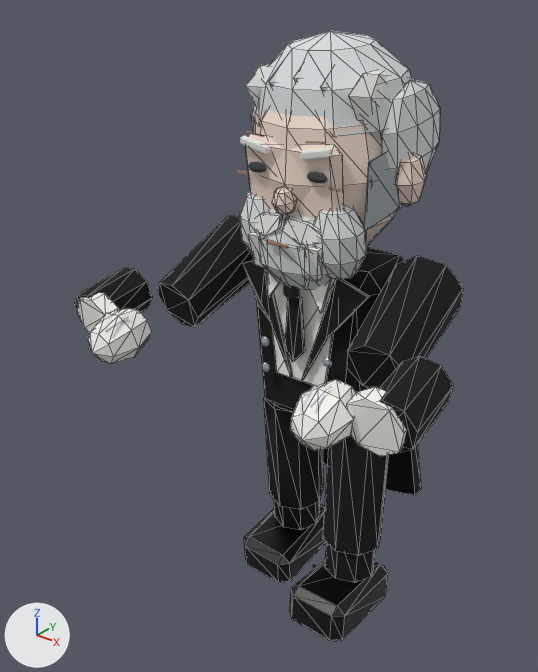
Two versions of the glTF model src/game/models/castle/leisure/elder-servant.glb, one commit apart.
Before and after are seen from a camera (50 mm lens) standing at (1.39, -2.1, 2.36) and looking at (-0.1, -0.24, 1.21). Lighting does not change. The marker at lower left points along +X, +Y and +Z. The older version comes first. Mesh edges are drawn as thin lines on the coarser meshes. Where no turn or scale is listed for an object, it has been applied to the vertices.

Objects in the first picture: 'Fitted black tailcoat torso', 'Open face', 'Servant head', 'Silver swept side hair.001', 'Swept back silver hair crown', 'left boot', 'left forearm', 'left rolled linen cuff', 'left tailcoat sleeve', 'left trouser', 'right boot', 'right forearm', 'right rolled linen cuff', 'right tailcoat sleeve', 'right trouser' and 43 more.
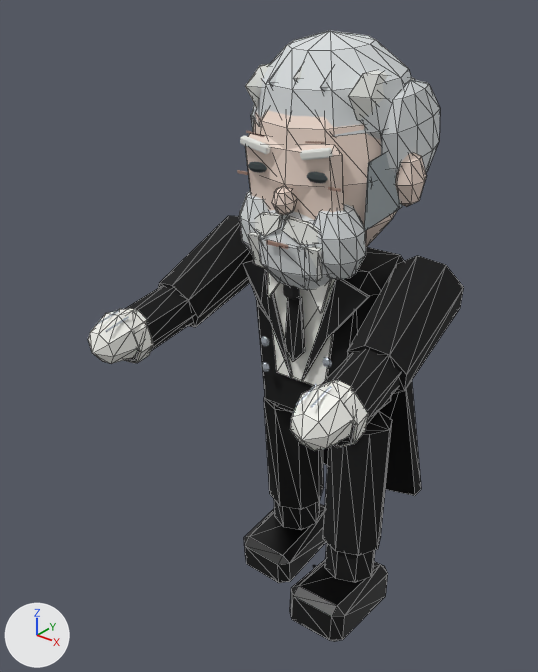
Boxes (x1, y1, x2, y2) around the edits, measured in the pictures (538 x 672 px):
'right forearm', moved, rescaled (7% wider): before (379, 356, 453, 452); after (321, 349, 400, 447)
'left forearm', moved, rescaled: before (74, 268, 152, 321); after (125, 286, 194, 362)
'right rolled linen cuff', moved: before (346, 387, 407, 456); after (316, 381, 368, 448)
'left rolled linen cuff', moved: before (77, 293, 119, 334); after (119, 309, 154, 363)

Patch to the scene script:
```diff
--- a/src/game/models/castle/leisure/elder-servant.glb.py
+++ b/src/game/models/castle/leisure/elder-servant.glb.py
@@ ob_left_forearm @@
 ob_left_forearm.parent = ob_servant_left_elbow
-ob_left_forearm.location = (-0.18, 0.0, -0.16)
+ob_left_forearm.location = (0.0, 0.0, -0.14)
+ob_left_forearm.scale = (1.0, 1.0, 1.36)
@@ ob_left_rolled_linen_cuff @@
 ob_left_rolled_linen_cuff = bpy.data.objects.new('left rolled linen cuff', me_cone_002)
-ob_left_rolled_linen_cuff.location = (-0.556, -0.611, 1.279)
+ob_left_rolled_linen_cuff.location = (-0.419, -0.609, 1.251)
@@ ob_right_forearm @@
 ob_right_forearm.parent = ob_servant_right_elbow
-ob_right_forearm.location = (0.18, 0.0, -0.16)
+ob_right_forearm.location = (0.0, 0.0, -0.14)
+ob_right_forearm.scale = (1.0, 1.0, 1.36)
@@ ob_right_rolled_linen_cuff @@
 ob_right_rolled_linen_cuff = bpy.data.objects.new('right rolled linen cuff', me_cone_007)
-ob_right_rolled_linen_cuff.location = (0.555, -0.596, 1.287)
+ob_right_rolled_linen_cuff.location = (0.418, -0.598, 1.257)
```
